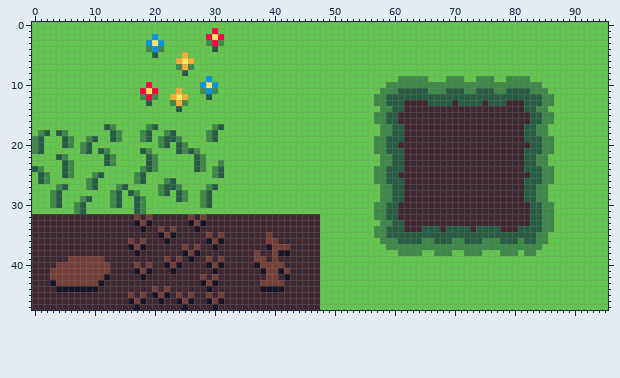
Sprite sheet: Tilemap/GroundAtlas.png. The picture above is the old version.
The file is 96x48 pixels.
And afterwards:
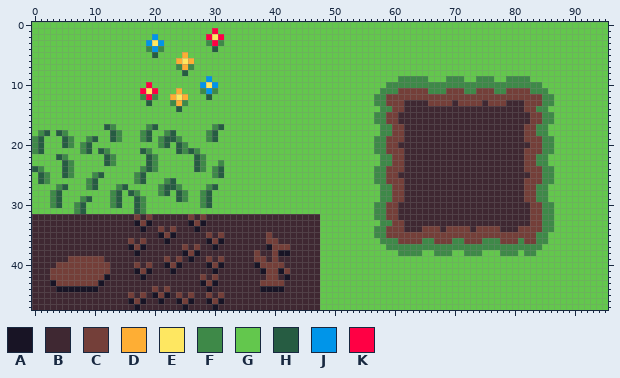
Palette (. is transparent): A #181425  B #3f2832  C #743f39  D #feae34  E #fee761  F #3e8948  G #63c74d  H #265c42  J #0095e9  K #ff0044
Edits made:
y 11: x 61..65 HHHHH -> CCCCC; x 69..71 HHH -> CCC; x 74..76 HHH -> CCC; x 79..82 HHHH -> CCCC
y 12: x 59..84 HHHHHHHHHHHHHHHHHHHHHHHHHH -> CCCCCCCCCCCCCCCCCCCCCCCCCC
y 13: x 59..61 HHH -> CCC; x 66..69 HHHH -> CCCC; x 71..74 HHHH -> CCCC; x 76..78 HHH -> CCC; x 82..84 HHH -> CCC
y 14: x 60..61 HH -> CC; x 82..83 HH -> CC
y 15..16: x 59..60 HH -> CC; x 83..84 HH -> CC
y 17..18: x 60..61 HH -> CC; x 82..83 HH -> CC
y 19: x 59..61 HHH -> CCC; x 82..84 HHH -> CCC
y 20: x 59..60 HH -> CC; x 83..84 HH -> CC
y 21: x 59..61 HHH -> CCC; x 82..84 HHH -> CCC
y 22..23: x 60..61 HH -> CC; x 82..83 HH -> CC
y 24: x 59..61 HHH -> CCC; x 82..84 HHH -> CCC
y 25: x 59..60 HH -> CC; x 83..84 HH -> CC
y 26: x 59..61 HHH -> CCC; x 82..84 HHH -> CCC
y 27..29: x 60..61 HH -> CC; x 82..83 HH -> CC
y 30..32: x 59..60 HH -> CC; x 83..84 HH -> CC
y 33: x 60..61 HH -> CC; x 83..84 HH -> CC
y 34: x 59..61 HHH -> CCC; x 65..67 HHH -> CCC; x 69..72 HHHH -> CCCC; x 74..77 HHHH -> CCCC; x 81..84 HHHH -> CCCC
y 35: x 59..83 HHHHHHHHHHHHHHHHHHHHHHHHH -> CCCCCCCCCCCCCCCCCCCCCCCCC
y 36: x 61..64 HHHH -> CCCC; x 67..69 HHH -> CCC; x 72..74 HHH -> CCC; x 78..80 HHH -> CCC; x 82..83 HH -> CC
